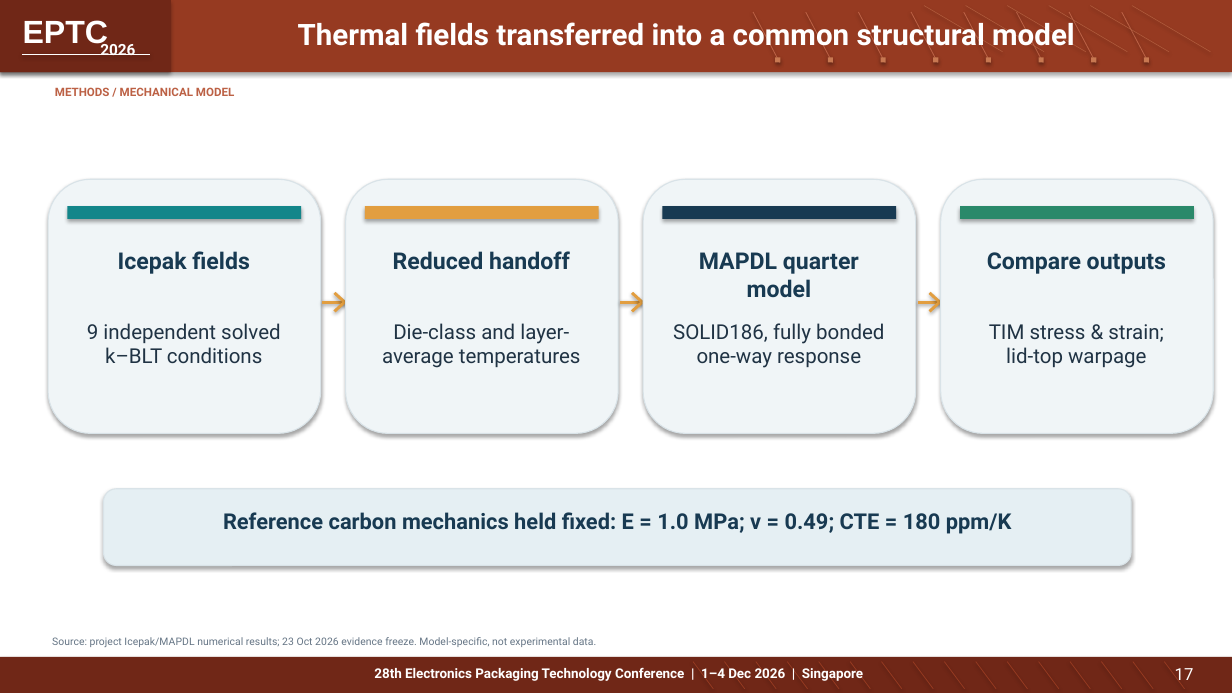
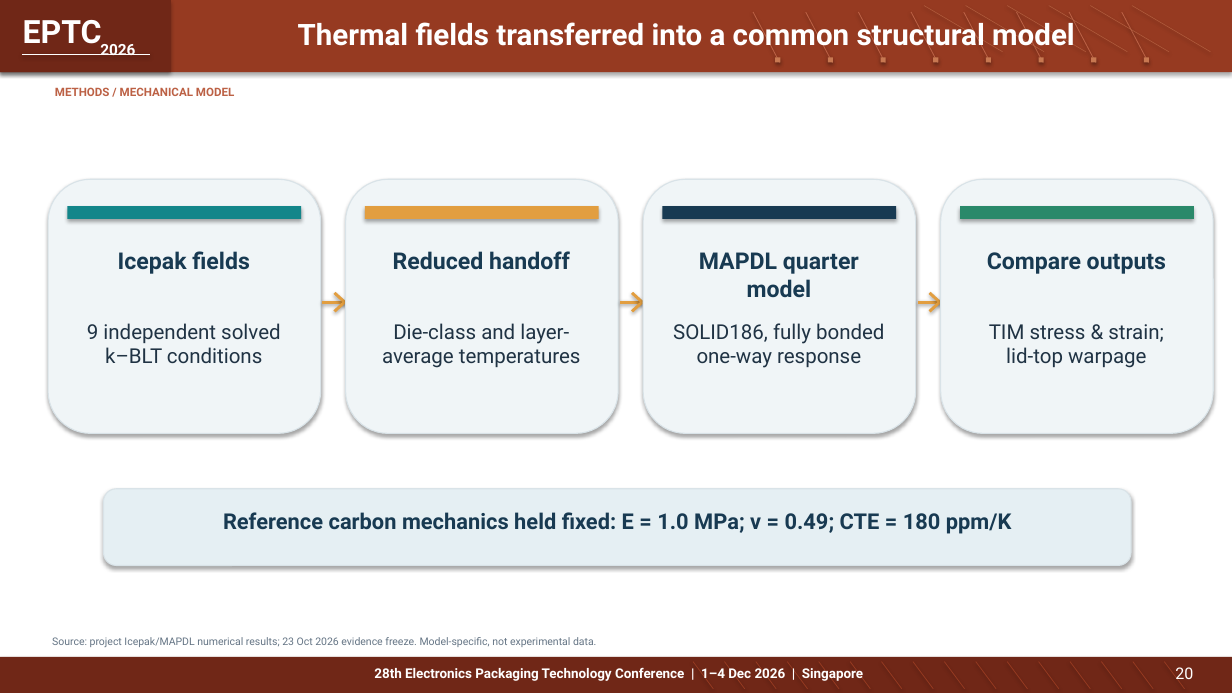
Before and after one commit to Makise-okabe/EPTC, a slide deck: slide 20 of presentations/EPTC_2026_Student_Innovation_Challenge_Presentation.pptx (slide 17 before the commit). Drawn at 1232x693 pixels with LibreOffice and Linux fonts; fonts in the diff are those of the drawing. Boxes give left, top, right and bottom in pixels: in the first picture for what was removed or moved away, otherwise in the second. Text is boxed around its words. In the diff, an @@ line names an element or a change of style, - is before the commit and + after.

```diff
--- a/presentations/EPTC_2026_Student_Innovation_Challenge_Presentation.pptx
+++ b/presentations/EPTC_2026_Student_Innovation_Challenge_Presentation.pptx
@@ text "EPTC" at (23, 20, 102, 48): font Arial to Roboto @@
@@ text "Source: project Icepak/MAPDL numerical results; ..." at (52, 637, 596, 647): size 8.1 to 8.2 pt @@
@@ text at (1175, 667, 1193, 679): text changed; size 13 to 12.5 pt @@
-17
+20
```
Also in this commit, not shown: 29 other slides changed, 5 slides added.
